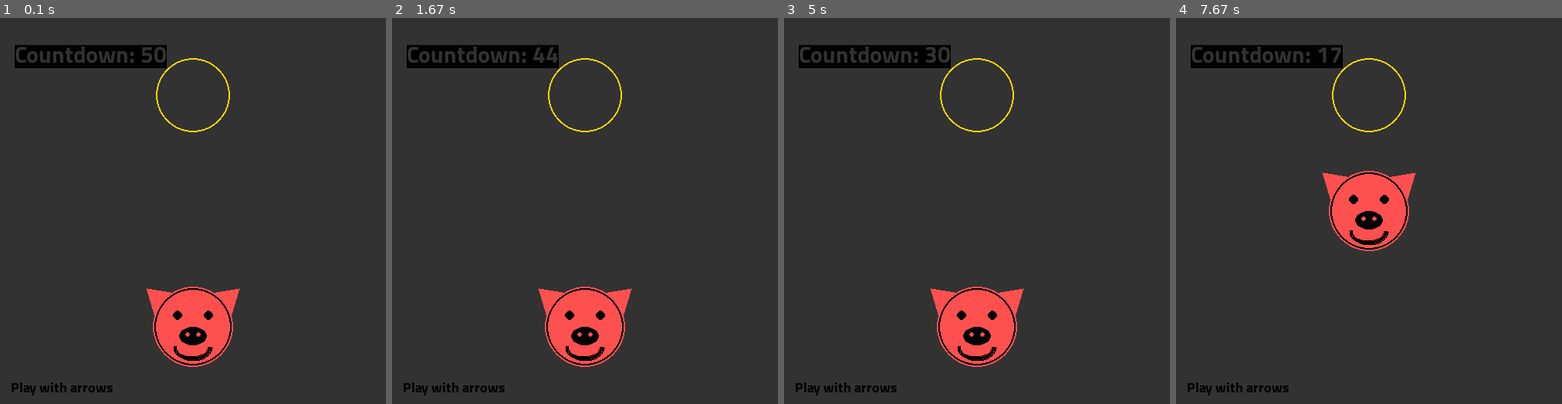
Above: before the commit, frames 1-4 (left to right).
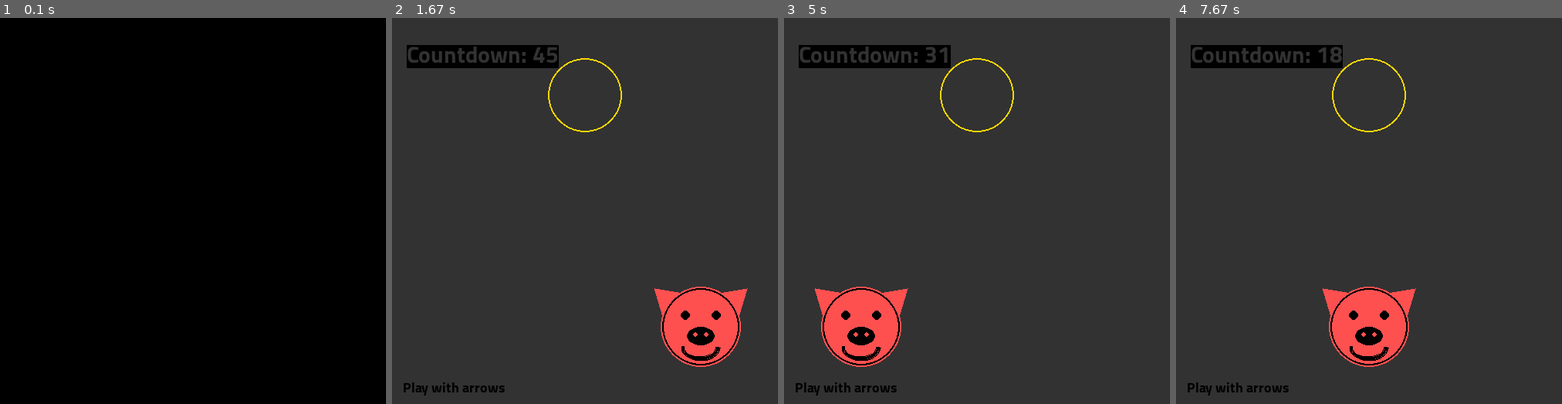
Above: after the commit, the same moments.

Repository: shdwdmn/hello_pygame
Game: pygame game, started from hello.py
Same seed, same stepped clock (60 frames per second), same inputs: the game is played once before the commit and once after it.
Inputs:
- Up to frame 1 (0.1 s): no input
- Up to frame 2 (1.67 s): hold Right 0.33-0.8 s; hold Up 0.83-1.13 s; hold Right 1.17-1.63 s
- Up to frame 3 (5 s): hold Left 1.67-2.2 s; hold Down 2.23-2.53 s; hold Left 2.57-2.97 s; hold Up 3-3.37 s; hold Right 3.4-4.03 s; hold Down 4.07-4.43 s; hold Left 4.47-4.93 s; hold Right from 4.97 s (still down)
- Up to frame 4 (7.67 s): release Right at 5.43 s; hold Up 5.47-5.77 s; hold Right 5.8-6.27 s; hold Left 6.3-6.83 s; hold Down 6.87-7.17 s; hold Left 7.2-7.6 s; hold Up from 7.63 s (still down)

The runs differ from the first frame. In frame 1, 97% of the frame differs, in the area x 0-100%, y 0-100%; in frame 2, 7.6%; in frame 3, 7.6%; in frame 4, 7.6%.

Commit message:
refactor add turtle.py add dice.py add crappy images

Diff:
--- /dev/null
+++ b/dice.py
@@ -0,0 +1,81 @@
+import pygame
+
+window_w = 800
+window_h = 800
+black_color = (0, 0, 0)
+score_color = (165, 165, 0)
+background_color = (200, 200, 255)
+font_path = 'fonts/Ritalin.ttf'
+
+pygame.init()
+screen = pygame.display.set_mode((window_w, window_h))
+pygame.display.set_caption("MAP")
+clock = pygame.time.Clock()
+
+
+class MainScreen:
+    def __init__(self):
+        pass
+
+
+class TextScreen:
+    def __init__(self):
+        pygame.draw.line(screen, black_color, (0, window_h/4*3), (window_w, window_h/4*3))
+
+
+def display_text(string):
+    pass
+
+
+class ScreenOneCharacter:
+    def __init__(self):
+        pass
+
+
+def draw_text(text, size, position=(150, 50), color=background_color, background=score_color):
+    font = pygame.font.Font(font_path, size)
+    text = font.render(text, True, color, background)
+    text_rect = text.get_rect()
+    text_rect.center = position
+
+
+def choose_your_character():
+    pass
+
+# def update_score(score):
+
+
+terminated = False
+x = 550
+y = 500
+score = 0
+step = 10
+while not terminated:  # main cycle
+    clock.tick(15)
+    for event in pygame.event.get():
+        if event.type == pygame.QUIT:  # 'close' button event
+            terminated = True
+
+    keys = pygame.key.get_pressed()
+    if keys[pygame.K_LEFT]:
+        x -= step
+    if keys[pygame.K_RIGHT]:
+        x += step
+    if keys[pygame.K_DOWN]:
+        y += step
+    if keys[pygame.K_UP]:
+        y -= step
+
+    # text = font.render(f'ОЧКОВ: {score}', True, background_color, score_color)
+    screen.fill(background_color)
+    turtle = pygame.image.load('images/chika.png')
+    # pygame.draw.circle(screen, gold_color, (start_x, start_y - step*2), 48, 2)  # gold circle
+    screen.blit(turtle, (x, y))
+    # screen.blit(text, textRect)  # draw text and help text
+    # screen.blit(text_help, helpRect)
+    draw_text(f'ОЧКОВ: {score}', 64)
+    pygame.display.update()  # redraw
+
+# if terminated:  # if window closed
+pygame.quit()
+quit()
--- a/hello.py
+++ b/hello.py
@@ -37,6 +37,7 @@
 pygame.init()
 screen = pygame.display.set_mode((500, 500))
 pygame.display.set_caption("hello... pyg... ame... :=)")
+clock = pygame.time.Clock()
 
 font = set_font_size(30)
 text = font.render('Countdown: ', True, background_color, black_color)
@@ -52,45 +53,46 @@
 trigger = 0
 x = start_x
 y = start_y
-while not terminated and trigger < 2 and countdown > 0:  # main cycle
-    pygame.time.delay(50)
+while not terminated and trigger < 4 and countdown > 0:  # main cycle
+    clock.tick(10)
     for event in pygame.event.get():
+        def trigger_add(sign):
+            global trigger
+            global countdown
+            if sign == '+':
+                trigger += 1
+            else:
+                trigger -= 1
+            countdown -= 1
+
         if event.type == pygame.QUIT:  # 'close' button event
             terminated = True
         elif event.type == pygame.KEYDOWN:  # key down events
             if event.key == pygame.K_LEFT:
                 x -= step
-                trigger += 0.5
-                countdown -= 1
+                trigger_add("+")
             elif event.key == pygame.K_RIGHT:
                 x += step
-                trigger += 0.5
-                countdown -= 1
+                trigger_add("+")
             elif event.key == pygame.K_DOWN:
                 y -= step
-                trigger += 0.5
-                countdown -= 1
+                trigger_add("+")
             elif event.key == pygame.K_UP:
                 y -= step
-                trigger += 0.5
-                countdown -= 1
+                trigger_add("+")
         elif event.type == pygame.KEYUP:  # key up events
             if event.key == pygame.K_LEFT:
                 x += step
-                trigger -= 0.5
-                countdown -= 1
+                trigger_add("-")
             elif event.key == pygame.K_RIGHT:
                 x -= step
-                trigger -= 0.5
-                countdown -= 1
+                trigger_add("-")
             elif event.key == pygame.K_DOWN:
                 y += step
-                trigger -= 0.5
-                countdown -= 1
+                trigger_add("-")
             elif event.key == pygame.K_UP:
                 y += step
-                trigger -= 0.5
-                countdown -= 1
+                trigger_add("-")
     text = font.render(f'Countdown: {countdown}', True, background_color, black_color)
     screen.fill(background_color)
     draw_pig(x, y)
--- a/turtle.py
+++ b/turtle.py
@@ -1,7 +1,54 @@
 import pygame
+
+score_color = (0, 200, 0)
+background_color = (255, 255, 255)
+screen_size = (1600, 800)
+font_path = 'fonts/Titillium-Bold.otf'
 
 green = (0, 255, 0)
 
 pygame.init()
 screen = pygame.display.set_mode((500, 500))
 pygame.display.set_caption("TURTLE")
+
+
+# def update_score(score):
+
+
+terminated = False
+x = 1200
+y = 600
+score = 0
+step = 10
+font = pygame.font.Font(font_path, 64)
+text = font.render(f'SCORE: {score}', True, background_color, score_color)
+textRect = text.get_rect()
+textRect.center = (100, 50)  # text position
+while not terminated:  # main cycle
+    pygame.time.delay(50)
+    for event in pygame.event.get():
+        if event.type == pygame.QUIT:  # 'close' button event
+            terminated = True
+
+    keys = pygame.key.get_pressed()
+    if keys[pygame.K_LEFT]:
+        x -= step
+    if keys[pygame.K_RIGHT]:
+        x += step
+    if keys[pygame.K_DOWN]:
+        y += step
+    if keys[pygame.K_UP]:
+        y -= step
+
+    text = font.render(f'SCORE: {score}', True, background_color, score_color)
+    screen.fill(background_color)
+    turtle = pygame.image.load('images/turtle.png')
+    # pygame.draw.circle(screen, gold_color, (start_x, start_y - step*2), 48, 2)  # gold circle
+    screen.blit(turtle, (x, y))
+    # screen.blit(text, textRect)  # draw text and help text
+    # screen.blit(text_help, helpRect)
+    pygame.display.update()  # redraw
+
+# if terminated:  # if window closed
+pygame.quit()
+quit()
Binary file added: images/chika.png
Binary file added: images/turtle.png
